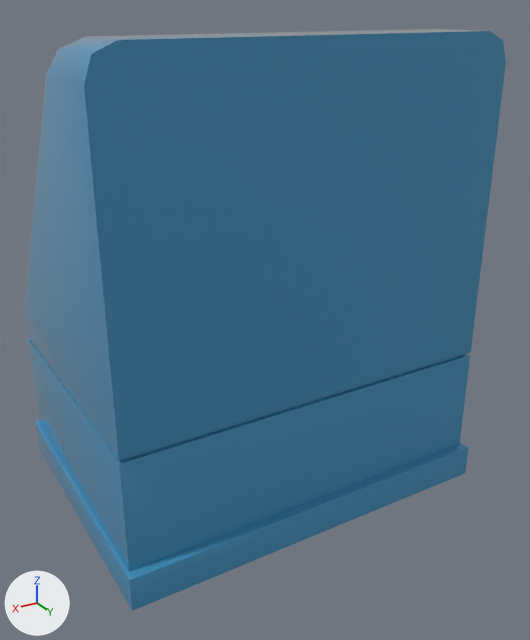
One commit to the FBX model Assets/Resources/Arts/Map/Modeling/ML_roleconsole.fbx: the scene before it, then after it.
The view is the same before and after, from a camera (50 mm lens) standing at (1.69, 3.03, 2.33) and looking at (-0.05, 0.14, 0.89). Arrows for +X, +Y and +Z are at lower left; the lights stay in place. The first picture is the older version. Where no turn or scale is listed for an object, it has been applied to the vertices.

Names of what the first picture shows: 'ML_roleconsole'.
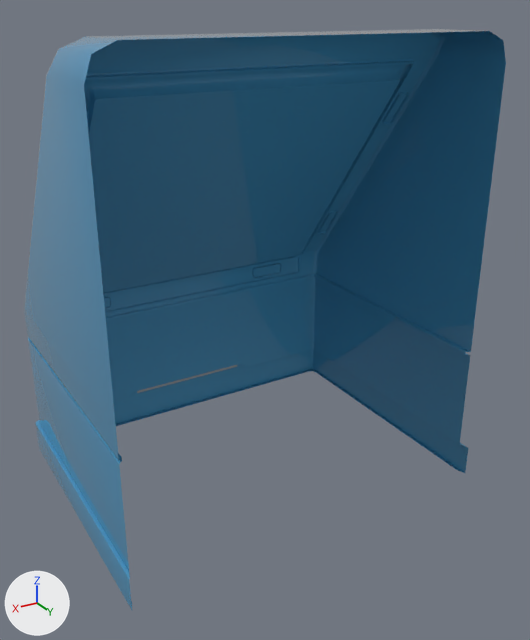
Where the newer file only moved an object's origin or applied its transform, the numbers keep the older frame.

What differs and where, as boxes [x1, y1, x2, y2] in the pictures (530 x 640 px):
```json
{"object": "ML_roleconsole", "change": "reshaped", "before": [24, 29, 506, 611], "after": [24, 29, 506, 610]}
{"part": 1, "of": "me_mesh", "change": "deleted", "before": [84, 31, 506, 611], "on screen": "blue"}
{"part": 2, "of": "me_mesh", "change": "recoloured", "after": [137, 365, 237, 393]}
```

Scene script edits in JSON lines:
```json
{"op": "add", "block": "mat_material__925", "code": ["mat_material__925 = principled_material('Material #925')", "mat_material__925.base_color = (0.334, 0.334, 0.334)  # grey #9c9c9c", "mat_material__925.roughness = 0.0"]}
{"block": "me_mesh", "where": "# used by ob_ml_roleconsole; location = (0.0, 0.0, 0.0)"}
{"op": "remove", "block": "me_mesh", "code": "me_mesh.from_pydata(...)  # 643 vertices, 1168 faces; spans x -0.96..0.96, y -0.73..0.73, z 0.0..2.23"}
{"op": "add", "block": "me_mesh", "code": "me_mesh.from_pydata(...)  # 626 vertices, 1096 faces; spans x -0.96..0.96, y -0.73..0.73, z 0.0..2.23"}
{"block": "me_mesh", "change": "me_mesh part 1"}
{"block": "me_mesh", "change": "17 vertices are removed from x 0.0, y 0.66..0.73, z 0.0..0.88"}
{"block": "me_mesh", "change": "72 faces are deleted"}
{"block": "me_mesh", "change": "me_mesh part 2: 32 faces spanning x -0.34..0.34, y -0.7, z 0.18..0.69 switch from mat_role (blue #4591bc) to mat_material__925 (grey #9c9c9c)"}
```
